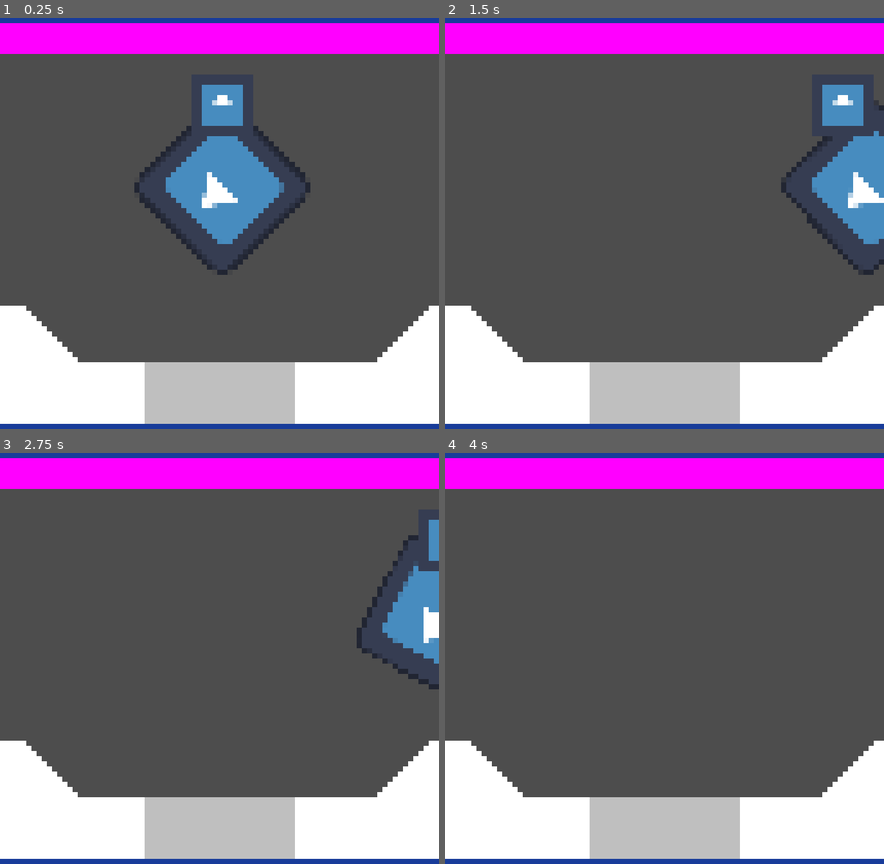
Above: before the commit, frames 1-4 (two rows, left to right).
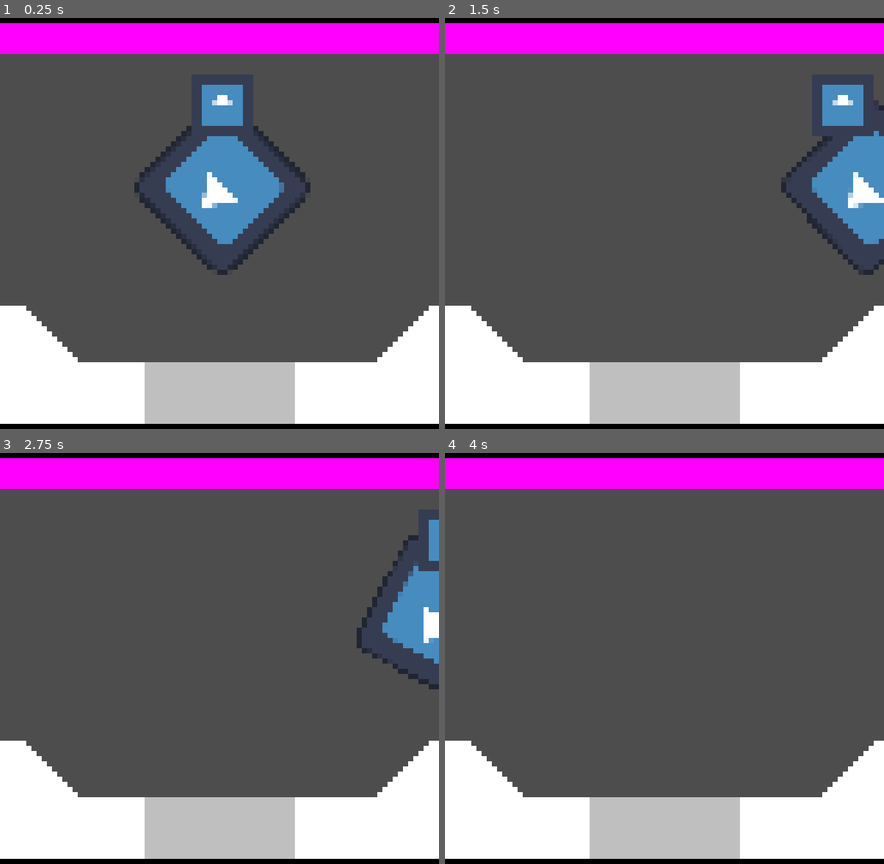
Above: after the commit, the same moments.

Repository: ThisIsL3TUM/Global-Gay-Jam-2025
Game: Godot game, scene res://mainScene.tscn
Same seed, same stepped clock (60 frames per second), same inputs: the game is played once before the commit and once after it. The engine's default icon, where the game draws it, is replaced by a stand-in: a white triangle on a blue panel in a dark square.
Inputs:
- Up to frame 1 (0.25 s): no input
- Up to frame 2 (1.5 s): tap Enter at 0.5 s; hold D (right) 0.53-1.28 s; hold A (left) from 1.28 s (still down)
- Up to frame 3 (2.75 s): release A (left) at 2.03 s; hold D (right) from 2.03 s (still down)
- Up to frame 4 (4 s): tap Space at 3.5 s; release D (right) at 3.53 s; hold A (left) from 3.53 s (still down)

The runs differ from the first frame. In frame 1, 2.5% of the frame differs, in the area x 0-100%, y 0-100%; in frame 2, 2.5%; in frame 3, 2.5%; in frame 4, 2.5%.

Commit message:
BORDER BLACK
-> made the border black

Diff:
--- a/mainScene.tscn
+++ b/mainScene.tscn
@@ -91,7 +91,7 @@
 [node name="Polygon2D" type="Polygon2D" parent="Frame"]
 position = Vector2(141.5, 170.373)
 scale = Vector2(1.5, 41.3116)
-color = Color(0.0864397, 0.222714, 0.567856, 1)
+color = Color(0, 0, 0, 1)
 polygon = PackedVector2Array(-1, -6, -1, -6.06061, 1, -6, 1, -6, 1, -5.47746, 1, -2, 0.0245237, -2, -1, -2, -1, -5.8165)
 
 [node name="Frame2" type="StaticBody2D" parent="."]
@@ -99,7 +99,7 @@
 [node name="Polygon2D" type="Polygon2D" parent="Frame2"]
 position = Vector2(-142, 169)
 scale = Vector2(1.5, 41.3116)
-color = Color(0.0793417, 0.209598, 0.539938, 1)
+color = Color(0, 0, 0, 1)
 polygon = PackedVector2Array(-1, -6, -1, -6.06061, 1, -6, 1, -6, 1, -5.47746, 0.999992, -4.00284, 0.66671, -3.65515, 0.999992, -3.36471, 1, -2, 0.0245237, -2, -1, -2, -1, -3.58481, -1, -4.03817, -1, -4.45803, -1, -5.8165)
 
 [node name="Frame3" type="StaticBody2D" parent="."]
@@ -107,36 +107,36 @@
 [node name="Polygon2D" type="Polygon2D" parent="Frame3"]
 position = Vector2(1.5, 11)
 scale = Vector2(1.00352, 1)
-color = Color(0.0942881, 0.238644, 0.60453, 1)
+color = Color(0, 0, 0, 1)
 polygon = PackedVector2Array(-142, 68, -142, 68, -142, 72, -142, 76, 142, 76, 142, 68)
 
 [node name="Frame4" type="StaticBody2D" parent="."]
 
 [node name="Polygon2D" type="Polygon2D" parent="Frame4"]
 position = Vector2(0, -153)
-color = Color(0.0942881, 0.238644, 0.60453, 1)
+color = Color(0, 0, 0, 1)
 polygon = PackedVector2Array(-142, 68, -142, 68, -142, 71.6101, -142, 76, 142, 76, 142, 68, -67.25, 68)
 
 [node name="Corner1" type="Polygon2D" parent="."]
 position = Vector2(-94, 1)
 scale = Vector2(1.66667, 1)
-color = Color(0.013976, 0.253139, 0.508129, 1)
+color = Color(0, 0, 0, 1)
 polygon = PackedVector2Array(138, -78, 139.8, -76, 141, -74, 141, -78, 139.8, -78)
 
 [node name="Corner2" type="Polygon2D" parent="."]
 position = Vector2(57, 28.7465)
 scale = Vector2(1.4, 1.37495)
-color = Color(0.107208, 0.312127, 0.43824, 1)
+color = Color(0, 0, 0, 1)
 polygon = PackedVector2Array(-142, -78, -142, -74, -137, -77)
 
 [node name="Corner3" type="Polygon2D" parent="."]
 position = Vector2(56.4003, -33)
 scale = Vector2(1.4, 1.4)
-color = Color(0.0882539, 0.163552, 0.834991, 1)
+color = Color(0, 0, 0, 1)
 polygon = PackedVector2Array(-141, 80, -141, 75, -136, 80)
 
 [node name="Corner4" type="Polygon2D" parent="."]
 position = Vector2(-188, -33)
 scale = Vector2(2.33333, 1.4)
-color = Color(0.231373, 0.239216, 1, 1)
+color = Color(0, 0, 0, 1)
 polygon = PackedVector2Array(138, 80, 141, 75, 141, 77.3508, 141, 80)
